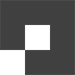
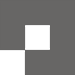
Two versions of the same layered image (75x75). Layer-by-layer changes:
added layer "Rectangle 1 copy 7" above "Rectangle 1 copy 6" over <box>0,0,75,75</box>
